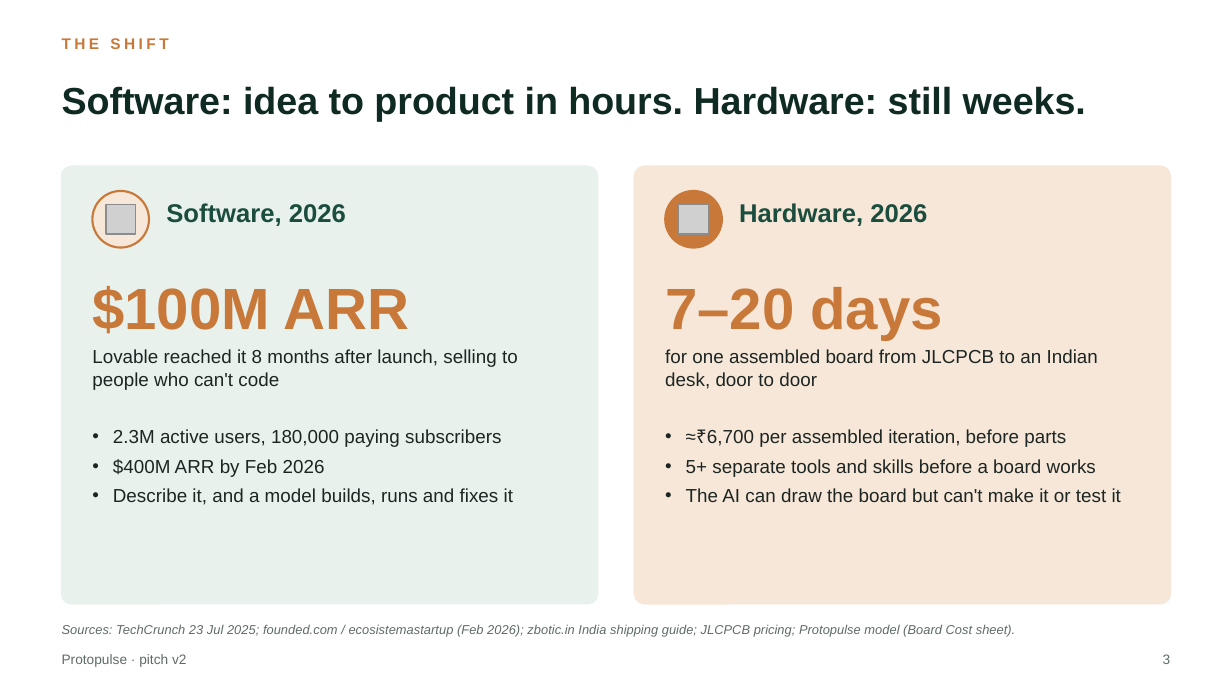
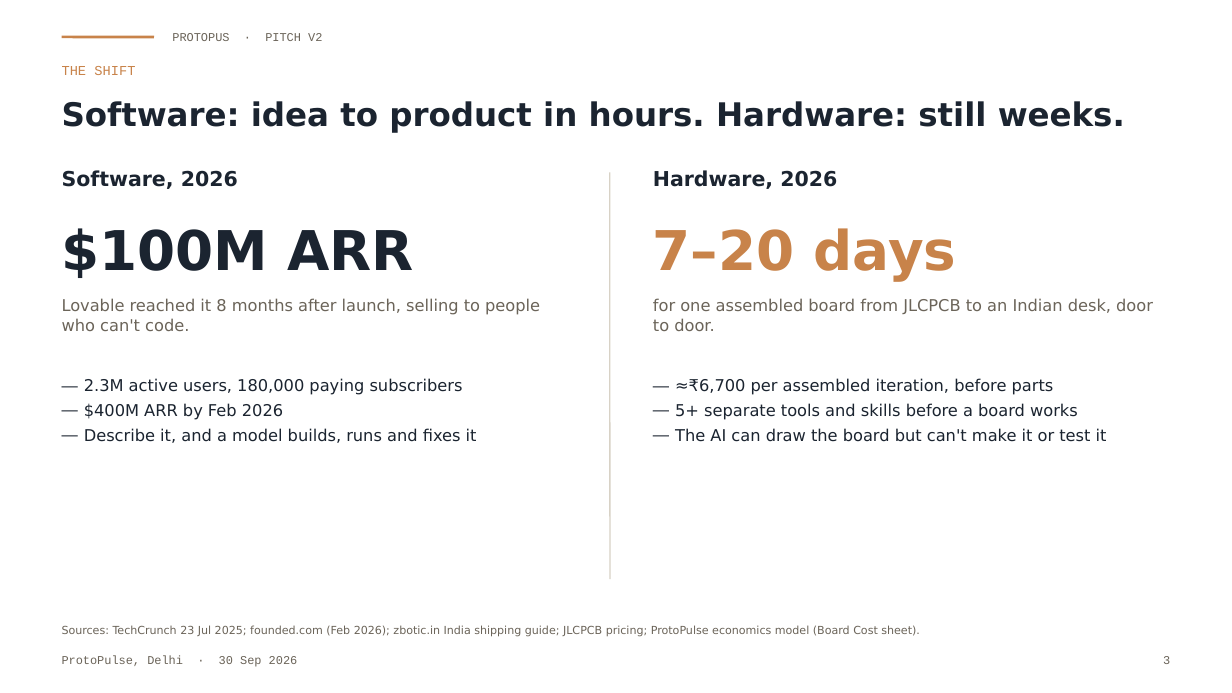
Before and after one commit to Soham-ece/nn, a slide deck: slide 3 of protopulse_murder_board/Protopulse_Pitch_v2.pptx. Drawn at 1232x693 pixels with LibreOffice and Linux fonts; fonts in the diff are those of the drawing; grey boxes stand for pictures. Boxes give left, top, right and bottom in pixels: in the first picture for what was removed or moved away, otherwise in the second. Text is boxed around its words. In the diff, an @@ line names an element or a change of style, - is before the commit and + after.

```diff
--- a/protopulse_murder_board/Protopulse_Pitch_v2.pptx
+++ b/protopulse_murder_board/Protopulse_Pitch_v2.pptx
@@ line added from (62, 37) to (154, 37), #C8834A 1.5 pt @@
@@ text at <box>172,33,322,41</box>: text changed; size 8 to 7 pt; font Arial to Courier New; text colour #5E6B66 to #6B6459 @@
-Protopulse · pitch v2
+PROTOPUS · PITCH V2
@@ text "Software: idea to product in ...": place and size @@
-text "Software: idea to product in ..." at <box>62,86,1086,122</box>
+text "Software: idea to product in ..." at <box>62,101,1125,133</box>
@@ text "Software: idea to product in ..." at <box>62,101,1125,133</box>: size 22 to 19 pt, font Arial to DejaVu Sans, text colour #0F2A22 to #1B2430 @@
@@ text "THE SHIFT": place and size @@
-text "THE SHIFT" at <box>62,38,168,49</box>
+text "THE SHIFT" at <box>62,66,135,75</box>
@@ text "THE SHIFT" at <box>62,66,135,75</box>: size 9 to 8 pt, font Arial to Courier New, text colour #C8793A to #C8834A, letter spacing 2 to 0 pt, bold off @@
@@ text "Software, 2026" at <box>62,170,238,189</box>: size 15 to 12 pt, font Arial to DejaVu Sans, text colour #1B4D3E to #1B2430 @@
@@ text "Software, 2026": place and size @@
-text "Software, 2026" at <box>166,203,346,226</box>
+text "Software, 2026" at <box>62,170,238,189</box>
@@ rounded rectangle removed at <box>62,166,598,604</box> @@
@@ line added from (610, 172) to (610, 579), #D8D2C6 0.75 pt @@
@@ rounded rectangle removed at <box>634,166,1170,604</box> @@
@@ text "Hardware, 2026": place and size @@
-text "Hardware, 2026" at <box>739,203,927,226</box>
+text "Hardware, 2026" at <box>653,170,837,189</box>
@@ text "Hardware, 2026" at <box>653,170,837,189</box>: size 15 to 12 pt, font Arial to DejaVu Sans, text colour #1B4D3E to #1B2430 @@
@@ ellipse removed at <box>92,191,149,248</box> @@
@@ picture removed at <box>106,205,136,234</box> @@
@@ ellipse removed at <box>665,191,722,248</box> @@
@@ picture removed at <box>679,205,708,234</box> @@
@@ text "$100M ARR": place and size @@
-text "$100M ARR" at <box>92,286,410,334</box>
+text "$100M ARR" at <box>62,228,414,278</box>
@@ text "$100M ARR" at <box>62,228,414,278</box>: size 34 to 32 pt, font Arial to DejaVu Sans, text colour #C8793A to #1B2430 @@
@@ text "7–20 days": place and size @@
-text "7–20 days" at <box>665,287,943,340</box>
+text "7–20 days" at <box>653,228,957,281</box>
@@ text "7–20 days" at <box>653,228,957,281</box>: size 34 to 32 pt, font Arial to DejaVu Sans, text colour #C8793A to #C8834A @@
@@ text at <box>62,298,540,331</box>: text changed; size 11 to 9.5 pt; font Arial to DejaVu Sans; text colour #1D2522 to #6B6459 @@
-Lovable reached it 8 months after launch, selling to people who can't code
+Lovable reached it 8 months after launch, selling to people who can't code.
@@ text at <box>653,298,1153,331</box>: text changed; size 11 to 9.5 pt; font Arial to DejaVu Sans; text colour #1D2522 to #6B6459 @@
-for one assembled board from JLCPCB to an Indian desk, door to door
+for one assembled board from JLCPCB to an Indian desk, door to door.
@@ text "2.3M active users, 180,000 paying ..." at <box>84,378,477,443</box>: size 11 to 9.5 pt, font Arial to DejaVu Sans, text colour #1D2522 to #1B2430; bullet • to —; less space between paragraphs @@
@@ text "2.3M active users, 180,000 paying ...": place and size @@
-text "2.3M active users, 180,000 paying ..." at <box>113,429,513,505</box>
+text "2.3M active users, 180,000 paying ..." at <box>84,378,477,443</box>
@@ text "≈₹6,700 per assembled iteration, before ...": place and size @@
-text "≈₹6,700 per assembled iteration, before ..." at <box>686,429,1121,502</box>
+text "≈₹6,700 per assembled iteration, before ..." at <box>675,378,1107,442</box>
@@ text "≈₹6,700 per assembled iteration, before ..." at <box>675,378,1107,442</box>: size 11 to 9.5 pt, font Arial to DejaVu Sans, text colour #1D2522 to #1B2430; bullet • to —; less space between paragraphs @@
@@ text at <box>62,625,920,637</box>: text changed; size 7.5 to 6.5 pt; font Arial to DejaVu Sans; text colour #5E6B66 to #6B6459; italic off @@
-Sources: TechCrunch 23 Jul 2025; founded.com / ecosistemastartup (Feb 2026); zbotic.in India shipping guide; JLCPCB pricing; Protopulse model (Board Cost sheet).
+Sources: TechCrunch 23 Jul 2025; founded.com (Feb 2026); zbotic.in India shipping guide; JLCPCB pricing; ProtoPulse economics model (Board Cost sheet).
@@ text added at <box>62,656,298,667</box>, 7 pt, text #6B6459 @@
+ProtoPulse, Delhi · 30 Sep 2026
@@ text "3" at <box>1163,656,1170,664</box>: size 8 to 7 pt, font Arial to Courier New, text colour #5E6B66 to #6B6459 @@
```
Also in this commit, not shown: 29 other slides changed.
